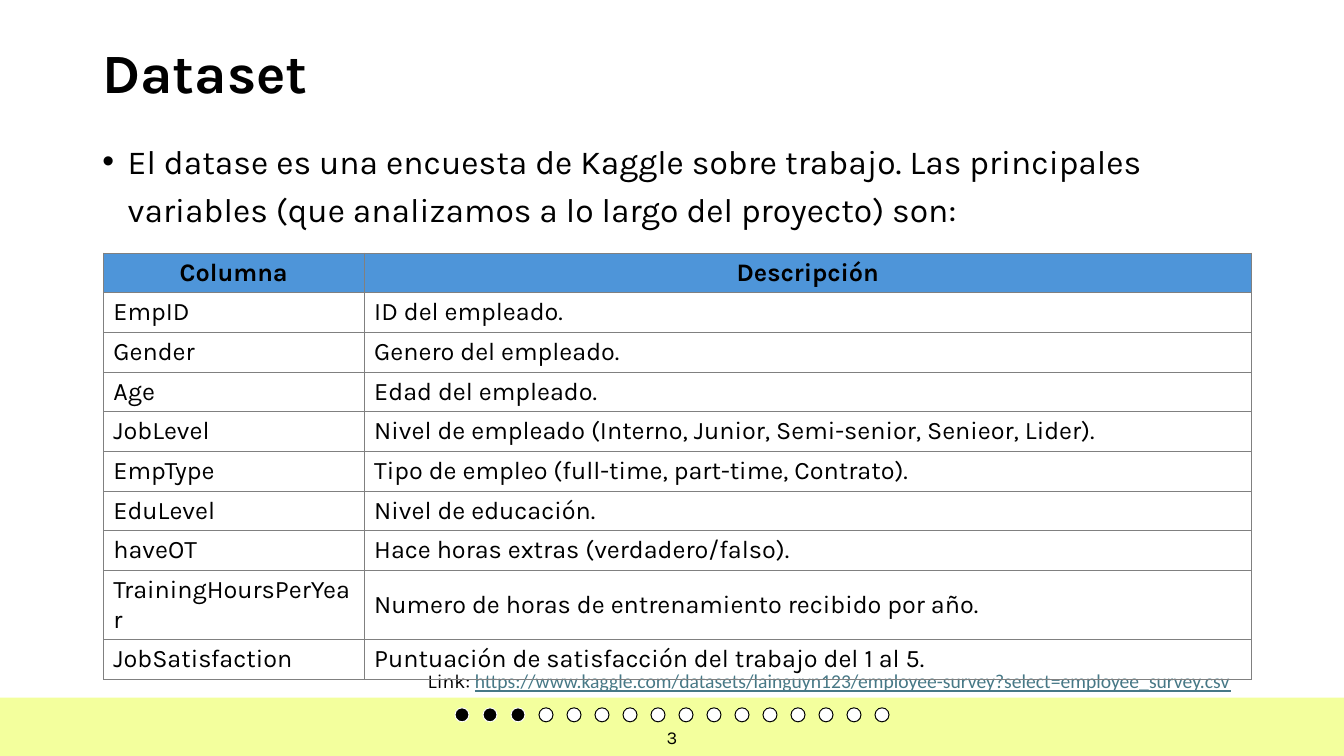
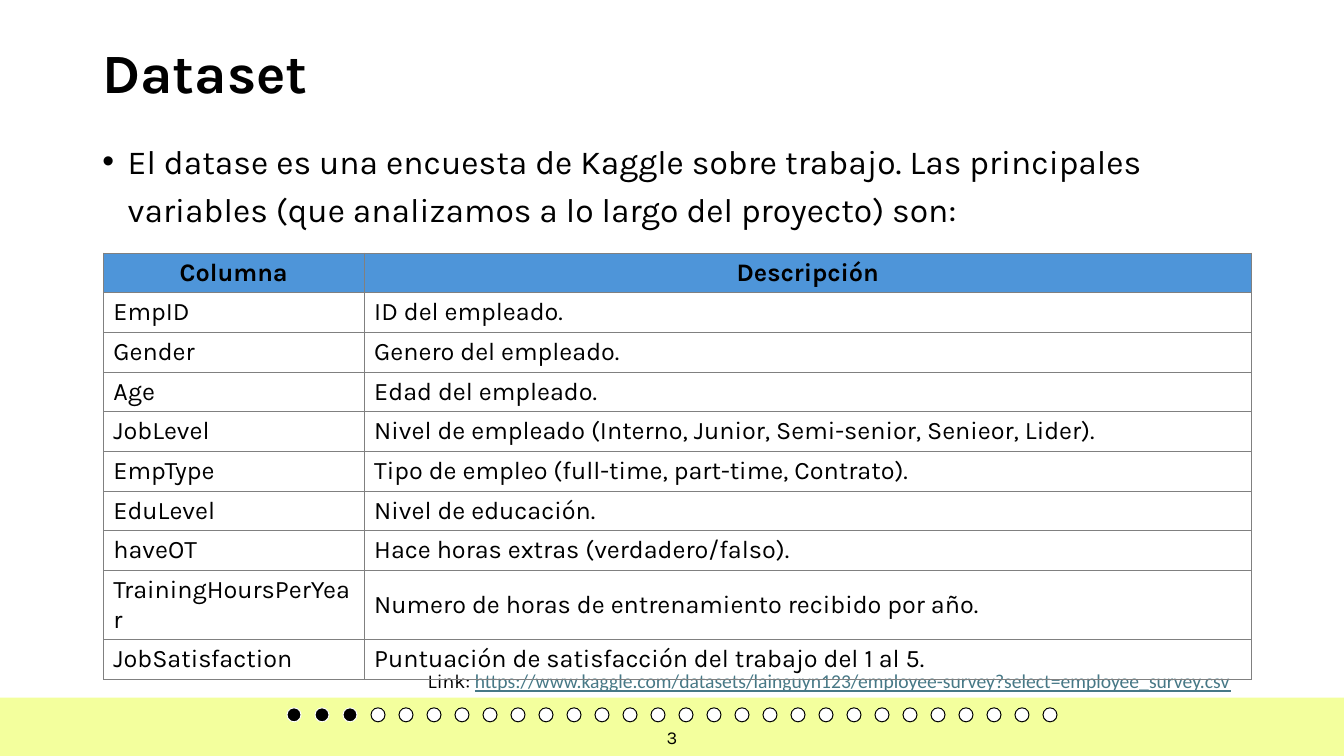
Before and after one commit to JoseChirif/Estudios-y-empleabilidad-Encuesta-kaggle, a slide deck: slide 3 of Estudios y empleabilidad.pptx. Drawn at 1344x756 pixels with LibreOffice and Linux fonts; fonts in the diff are those of the drawing; background and template pictures are left out. Boxes give left, top, right and bottom in pixels: in the first picture for what was removed or moved away, otherwise in the second. Text is boxed around its words. In the diff, an @@ line names an element or a change of style, - is before the commit and + after.

```diff
--- a/Estudios y empleabilidad.pptx
+++ b/Estudios y empleabilidad.pptx
@@ ellipse added at <box>287,708,301,722</box>, fill #000000, outline #FFFFFF 0.71 pt @@
@@ ellipse added at <box>315,708,329,722</box>, fill #000000, outline #FFFFFF 0.71 pt @@
@@ ellipse: place and size @@
-ellipse at <box>455,708,469,722</box>
+ellipse at <box>343,708,357,722</box>
@@ ellipse added at <box>371,708,385,722</box>, fill #FFFFFF, outline #000000 0.71 pt @@
@@ ellipse added at <box>399,708,413,722</box>, fill #FFFFFF, outline #000000 0.71 pt @@
@@ ellipse added at <box>427,708,442,722</box>, fill #FFFFFF, outline #000000 0.71 pt @@
@@ ellipse added at <box>455,708,469,722</box>, fill #FFFFFF, outline #000000 0.71 pt @@
@@ ellipse at <box>483,708,497,722</box>: fill #000000 to #FFFFFF; outline #FFFFFF 0.71 pt to #000000 0.71 pt @@
@@ ellipse at <box>511,708,525,722</box>: fill #000000 to #FFFFFF; outline #FFFFFF 0.71 pt to #000000 0.71 pt @@
@@ ellipse added at <box>903,708,918,722</box>, fill #FFFFFF, outline #000000 0.71 pt @@
@@ ellipse added at <box>932,708,946,722</box>, fill #FFFFFF, outline #000000 0.71 pt @@
@@ ellipse added at <box>959,708,973,722</box>, fill #FFFFFF, outline #000000 0.71 pt @@
@@ ellipse added at <box>987,708,1001,722</box>, fill #FFFFFF, outline #000000 0.71 pt @@
@@ ellipse added at <box>1015,708,1029,722</box>, fill #FFFFFF, outline #000000 0.71 pt @@
@@ ellipse added at <box>1044,708,1058,722</box>, fill #FFFFFF, outline #000000 0.71 pt @@
```
Also in this commit, not shown: 15 other slides changed, 13 slides added, 1 slide removed, 2 other files.
